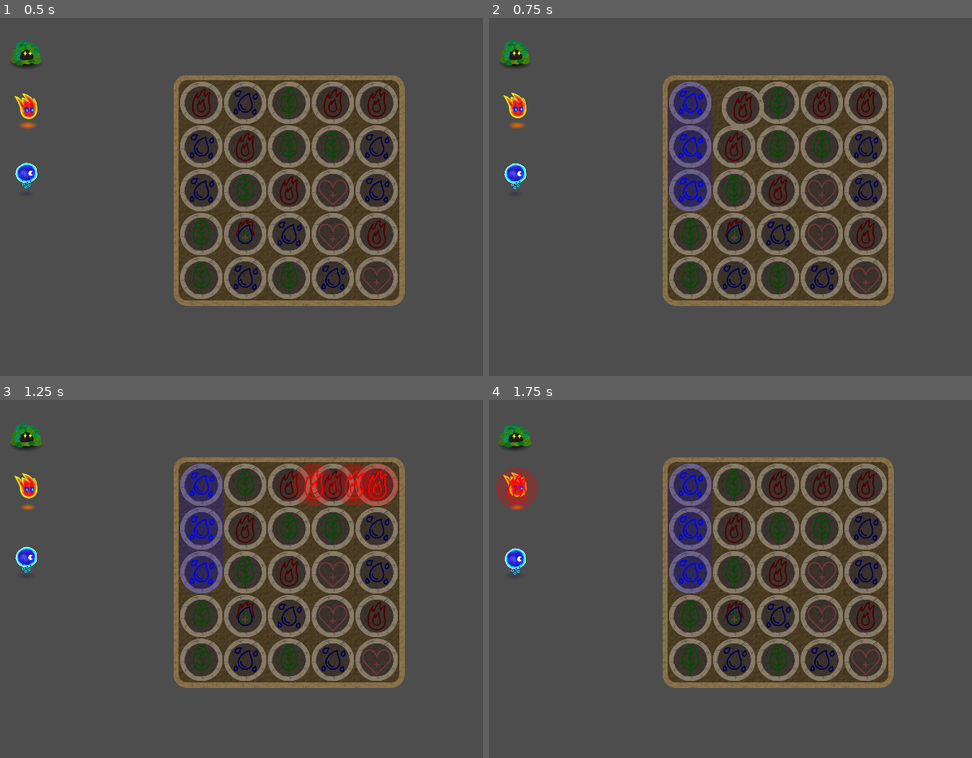
Above: before the commit, frames 1-4 (two rows, left to right).
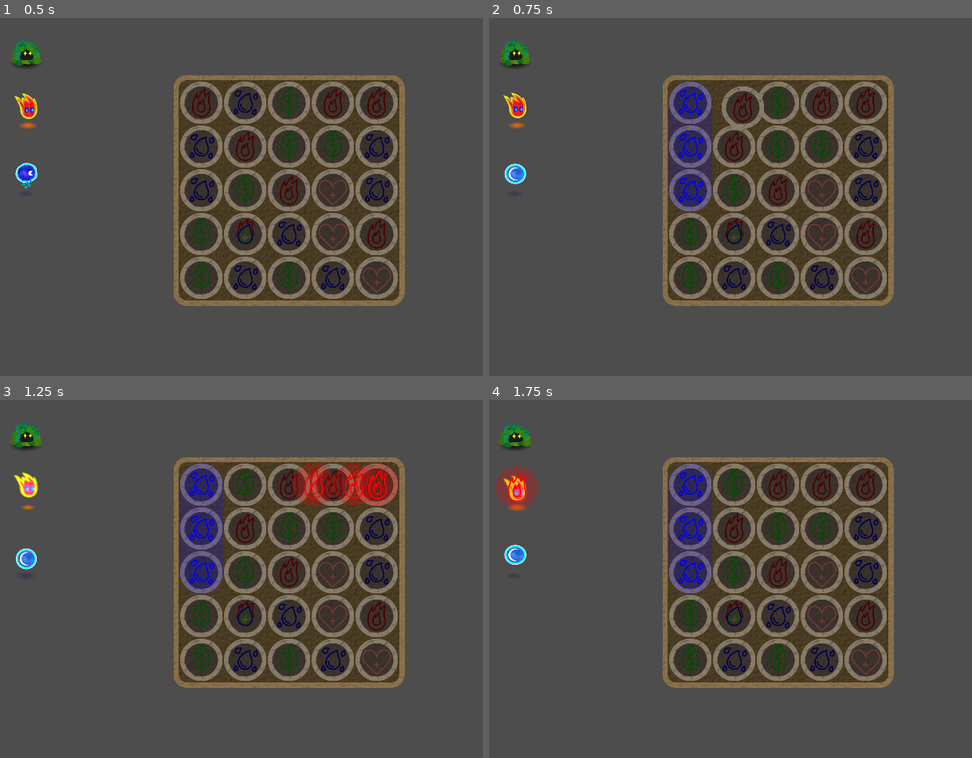
Above: after the commit, the same moments.

Repository: xorblo-doitus/Alygn
Game: Godot game, scene res://room/room.tscn
Two runs of this game, one before a commit and one after it. Both use one fixed random seed, a clock stepped at 60 frames per second and the inputs below.
Inputs (mouse positions are in pixels of both pictures, inside the frame that each line leads up to):
- Up to frame 1 (0.5 s): no input
- Up to frame 2 (0.75 s): drag from (691, 103) to (846, 118) at 0.52 s
- Up to frame 3 (1.25 s): no input
- Up to frame 4 (1.75 s): drag from (691, 485) to (754, 650) at 1.27 s

Frame 1 is identical in both runs. In frame 2, 0.2% of the frame differs, in the area x 3-8%, y 40-48%; in frame 3, 0.4%; in frame 4, 0.6%, in the area x 1-11%, y 18-49%.

Commit message:
Added activated elemonster FX

Diff:
--- a/room/board/board.gd
+++ b/room/board/board.gd
@@ -1,5 +1,8 @@
 class_name Board
 extends PanelContainer
+
+
+signal activated_types_changed(types: Element.Type)
 
 
 @onready var lines: Node2D = %Lines
@@ -10,11 +13,17 @@
 	for child in lines.get_children():
 		child.queue_free()
 
+	@warning_ignore("int_as_enum_without_cast")
+	var activated_types: Element.Type = 0
 	for line in matches:
 		var new_line_sprite: TokenLineSprite = TokenLineSprite.instantiate()
 		lines.add_child(new_line_sprite)
 		new_line_sprite.set_visuals(line)
 		new_line_sprite.width = grid.token_size.x + 4
+		@warning_ignore("int_as_enum_without_cast")
+		activated_types |= line.type
+
+	activated_types_changed.emit(activated_types)
 
 
 func _on_grid_state_changed() -> void:
--- a/room/elemonster/elemonster_resource.gd
+++ b/room/elemonster/elemonster_resource.gd
@@ -8,6 +8,7 @@
 
 @export_group("sprite")
 @export var sprite_texture: Texture2D = preload("uid://b4pa5shn6ohxp") #"res://room/elemonster/sprites/bush.png"
+@export var on_sprite_texture: Texture2D = preload("uid://bycienswnylcd") #"res://room/elemonster/sprites/bush_on.png"
 @export var animation: StringName = &"breath"
 
 @export_group("shadow")
--- a/room/elemonster/elemonster_resources/ogwater.tres
+++ b/room/elemonster/elemonster_resources/ogwater.tres
@@ -1,5 +1,6 @@
-[gd_resource type="Resource" script_class="ElemonsterResource" load_steps=4 format=3 uid="uid://ckj6v1xthneur"]
+[gd_resource type="Resource" script_class="ElemonsterResource" load_steps=5 format=3 uid="uid://ckj6v1xthneur"]
 
+[ext_resource type="Texture2D" uid="uid://cyg51427oukn3" path="res://room/elemonster/sprites/ogwater_on.png" id="1_gr8io"]
 [ext_resource type="Script" path="res://room/elemonster/elemonster_resource.gd" id="1_whyl2"]
 [ext_resource type="Texture2D" uid="uid://s8c1te6lnxg" path="res://room/elemonster/shadows/circle.svg" id="2_8n102"]
 [ext_resource type="Texture2D" uid="uid://cdgkx27pix8fi" path="res://room/elemonster/sprites/ogwater.png" id="3_tmwor"]
@@ -7,6 +8,7 @@
 [resource]
 script = ExtResource("1_whyl2")
 sprite_texture = ExtResource("3_tmwor")
+on_sprite_texture = ExtResource("1_gr8io")
 animation = &"floating"
 shadow_color = Color(0, 0, 0.290196, 0.294118)
 shadow_size = Vector2(0.281, 0.113)
--- a/room/elemonster/elemonster_resources/wisp.tres
+++ b/room/elemonster/elemonster_resources/wisp.tres
@@ -1,12 +1,14 @@
-[gd_resource type="Resource" script_class="ElemonsterResource" load_steps=4 format=3 uid="uid://bw50hlworwspi"]
+[gd_resource type="Resource" script_class="ElemonsterResource" load_steps=5 format=3 uid="uid://bw50hlworwspi"]
 
 [ext_resource type="Script" path="res://room/elemonster/elemonster_resource.gd" id="1_464ji"]
+[ext_resource type="Texture2D" uid="uid://c4knf0oyhidda" path="res://room/elemonster/sprites/wisp_on.png" id="1_sq13d"]
 [ext_resource type="Texture2D" uid="uid://s8c1te6lnxg" path="res://room/elemonster/shadows/circle.svg" id="2_2rmn2"]
 [ext_resource type="Texture2D" uid="uid://jff8vqcu6bwi" path="res://room/elemonster/sprites/wisp.png" id="3_oxihg"]
 
 [resource]
 script = ExtResource("1_464ji")
 sprite_texture = ExtResource("3_oxihg")
+on_sprite_texture = ExtResource("1_sq13d")
 animation = &"floating"
 shadow_color = Color(0.992157, 0.415686, 0, 1)
 shadow_size = Vector2(0.25, 0.1)
--- a/room/elemonster/elemonster_sprite.gd
+++ b/room/elemonster/elemonster_sprite.gd
@@ -18,6 +18,18 @@
 @onready var shadow: Marker2D = $Shadow
 @onready var monster: Marker2D = $Monster
 @onready var idle_animation_player: AnimationPlayer = $IdleAnimationPlayer
+
+
+## Shows that it's powered
+var on: bool:
+	set(new):
+		on = new
+		if not (elemonster_resource and is_node_ready()):
+			return
+
+		monster_sprite.texture = elemonster_resource.on_sprite_texture if on else elemonster_resource.sprite_texture
+		idle_animation_player.speed_scale = 3.0 if on else 1.0
+
 
 
 func _ready() -> void:
--- a/room/room.gd
+++ b/room/room.gd
@@ -7,9 +7,15 @@
 
 func _ready() -> void:
 	board.grid.scored.connect(_on_token_scored)
+	board.activated_types_changed.connect(_on_activated_types_changed)
 
 
 func _on_token_scored(token_sprite: TokenSprite, type: Element.Type) -> void:
 	for elemonster_sprite: ElemonsterSprite in elemonsters_left.get_children():
 		if elemonster_sprite.elemonster_resource.type & type or type == Element.Type.HEAL:
 			token_sprite.scores(elemonster_sprite.get_global_token_target(), type)
+
+
+func _on_activated_types_changed(activated_types) -> void:
+	for elemonster_sprite: ElemonsterSprite in elemonsters_left.get_children():
+		elemonster_sprite.on = elemonster_sprite.elemonster_resource.type & activated_types
Not shown, changed: .raw_assets/image/sprite/elemonsters.svg
Binary file added: room/elemonster/sprites/bush_on.png
Not shown, added: room/elemonster/sprites/bush_on.png.import
Binary file added: room/elemonster/sprites/ogwater_on.png
Not shown, added: room/elemonster/sprites/ogwater_on.png.import
Binary file added: room/elemonster/sprites/wisp_on.png
Not shown, added: room/elemonster/sprites/wisp_on.png.import
